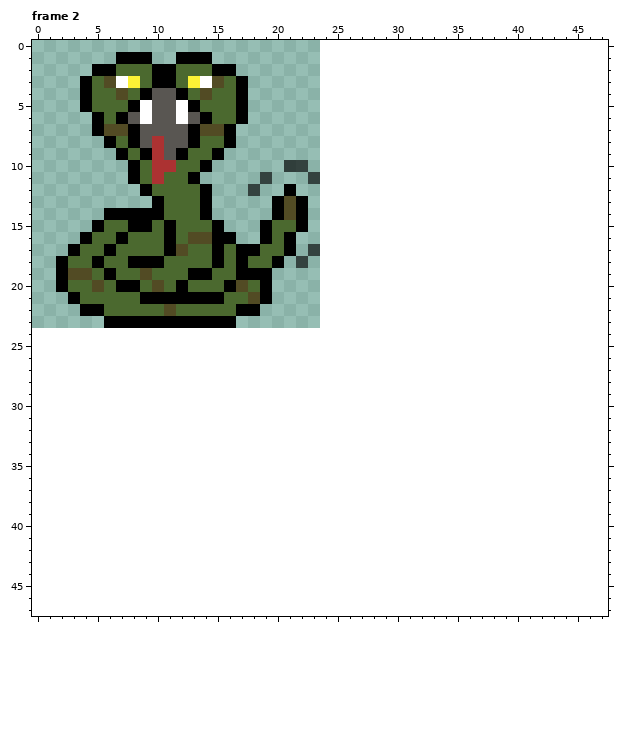
Two versions of one pixel-art file, sprites/aseprite/spr_cobra.aseprite. That is the earlier state.
24x24 pixels, 2 frames. Colours within 5 levels of each other are drawn and written as one. Shown: frame 2. The old version is drawn lined up with the new one, on the new canvas. The commit also changed other frames, which this record leaves out.
After:
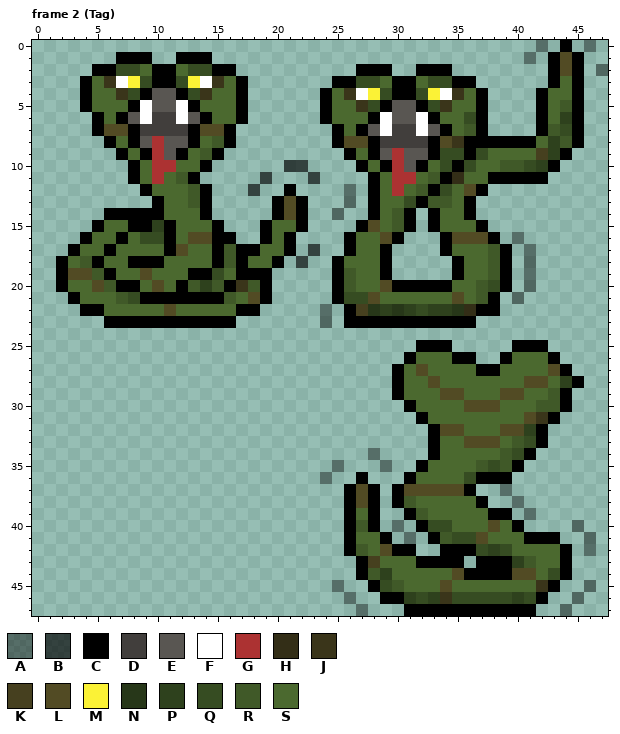
Palette (. is transparent): A #0000006c  B #000000a6  C #000000  D #413e3c  E #595652  F #ffffff  G #ac3232  H #332e17  J #3a351a  K #46401f  L #524b24  M #fbf236  N #273719  P #2e411d  Q #364c22  R #405928  S #4b692f
The exact change:
canvas 24x24 -> 48x48
--- frame 2 (Tag)
@@ x 0..47 @@
- 0 ................................................
- 1 .......CCC..CCC.................................
- 2 .....CCSSSCCSSSCC...............................
- 3 ....CSLFMSCCSMFLSC..............................
- 4 ....CSSLSCEECSLSSC..............................
- 5 ....CSSSCFEEFCSSSC..............................
- 6 .....CSCEFEEFECSSC..............................
- 7 .....CLLCEEEECLLC...............................
- 8 ......CSCEGEECSSC...............................
- 9 .......CSCGECSSC................................
-10 ........CSGGSSC......BB.........................
-11 ........CSGSSC.....B...B........................
-12 .........CSSSSC...B..C..........................
-13 ..........CSSSC.....CLC.........................
-14 ......CCCCCSSSC.....CLC.........................
-15 .....CSSCCSCSSSC...CSSC.........................
-16 ....CSSCSSSCSLLCC..CSC..........................
-17 ...CSSCSSSSCLSSCSCCSSC.B........................
-18 ..CSSCSSCCCSSSSCSCSSC.B.........................
-19 ..CLLSCSSLSSSCCSSCCC............................
-20 ..CSSLSCCSLSCSSSCLSC............................
-21 ...CSSSSSCCCCCCCSSLC............................
-22 ....CCSSSSSLSSSSSCC.............................
-23 ......CCCCCCCCCCC...............................
+ 0 ..........................................A.C.A.
+ 1 .......CCC..CCC..........................A.CLC..
+ 2 .....CCQQSCCSQQCC..........CCC..CCC........CLC.A
+ 3 ....CSJFMQCCQMFJSC.......CCQQSCCSQQCC......CSC..
+ 4 ....CSSJQCEECQJSSC......CSJFMQCCQMFJSC....CSSC..
+ 5 ....CSSSCFEEFCSSSC......CSSJQCEECQJSSC....CSRC..
+ 6 .....CSCEFDDFECSSC......CSSSCFEEFCSSQC....CSPC..
+ 7 .....CLLCDDDDCLLC........CSCEFDDFECSRC....CRQC..
+ 8 ......CSCEGEECSRC........CLLCDDDDCLJCCCCCCSPRC..
+ 9 .......CSCGECSRC..........CSCEGEECQQCQSSSSKPC...
+10 ........CSGGSSC......BB....CSCGECSQCQSSRRQPC....
+11 ........CSGSRC.....B...B....CSGGSRCHSSCCCCC.....
+12 .........CSSSRC...B..C....A.CSGSRCQSLC..........
+13 ..........CSSRC.....CLC...A.CSSQCRRSC...........
+14 ......CCCCCSSSC.....CLC..A..CSRC.CSSC...........
+15 .....CSSCCPCSSSC...CSSC....CLSRC.CSSSC..........
+16 ....CSSCSQQCSLLCC..CSC....CSSLC...CLLLC.A.......
+17 ...CSSCSSSSCLSSCRCCSSC.B..CSSC....CSSSRC.A......
+18 ..CSRCSSCCCSSSSCRCSSC.B..CSSSC.....CSSRC.A......
+19 ..CLLRCSSLSSSCCQSCCC.....CRSSC.....CSSRC.A......
+20 ..CSSLRCCSLSCRPRCJRC.....CRSSLCCCCCSSRQC.A......
+21 ...CSSSRQCCCCCCCRSLC.....CQQLSSSSSSLSRC.A.......
+22 ....CCSSSSSLSSSSSCC.....A.CKNPNPQPPNHCC.........
+23 ......CCCCCCCCCCC.......A.CCCCCCCCCCC...........
 24 ................................................
-25 ................................................
-26 ................................................
-27 ................................................
-28 ................................................
-29 ................................................
-30 ................................................
-31 ................................................
-32 ................................................
-33 ................................................
-34 ................................................
-35 ................................................
-36 ................................................
-37 ................................................
-38 ................................................
-39 ................................................
-40 ................................................
-41 ................................................
-42 ................................................
-43 ................................................
-44 ................................................
-45 ................................................
-46 ................................................
-47 ................................................
+25 ................................CCC.....CCC.....
+26 ...............................CSSSCC..CSSSC....
+27 ..............................CSLSSSSCCSSSSLC...
+28 ..............................CSSLSSSSSSSLLSPC..
+29 ..............................CSSSLLSSSLLSSRC...
+30 ...............................CSSSSLLLSSSRRC...
+31 ................................CSSSSSSSSLJC....
+32 .................................CLLSSSLLPC.....
+33 .................................CSSLLLSRQC.....
+34 ............................A....CSSSSSRQC......
+35 .........................A...A..CSSSSRQRC.......
+36 ........................A..C...CSSSSQCCC........
+37 ..........................CLC.CLLLLLC..A........
+38 ..........................CLC.CRSSSSSC..A.......
+39 ..........................CSC..CRSSSSSCC.A......
+40 ..........................CRC.A.CQQSSSLSC....A..
+41 ..........................CSSC.A.CRQQLSSSCCC..A.
+42 ..........................CRSLCC..CCCQPQSSSSC.A.
+43 ...........................CKSSSCCCC.CCCPRSSC...
+44 ...........................CRPSSSSSLCCCCLLSQC...
+45 .........................A..CQRSSSLSSSSSSSJC..A.
+46 ..........................A..CCPQPJQQQQQPQC..A..
+47 ...........................A...CCCCCCCCCCC..A...
Changed places in both pictures, as pixel boxes (x1, y1, x2, y2):
added: (320, 40, 608, 616)
changed: (80, 64, 260, 304)
